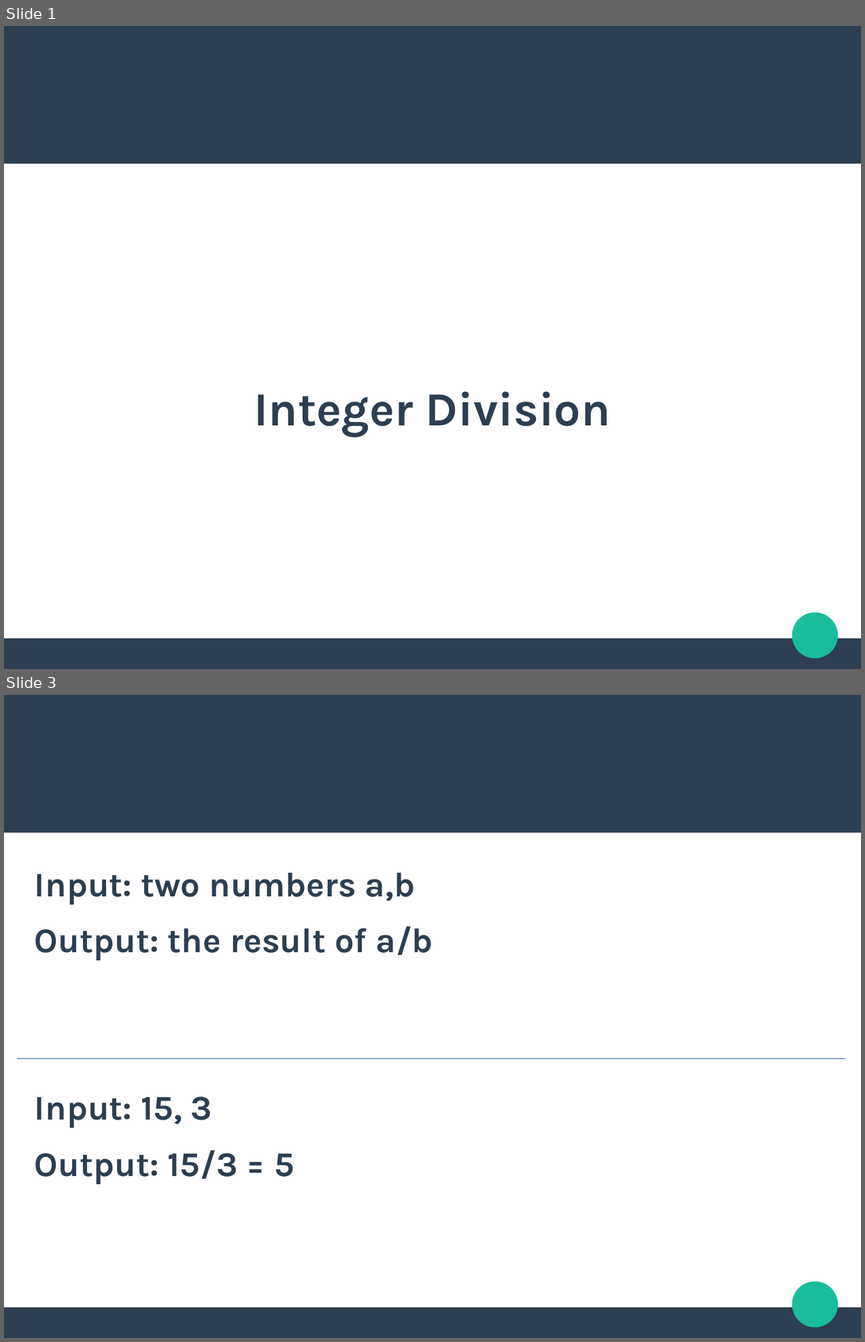
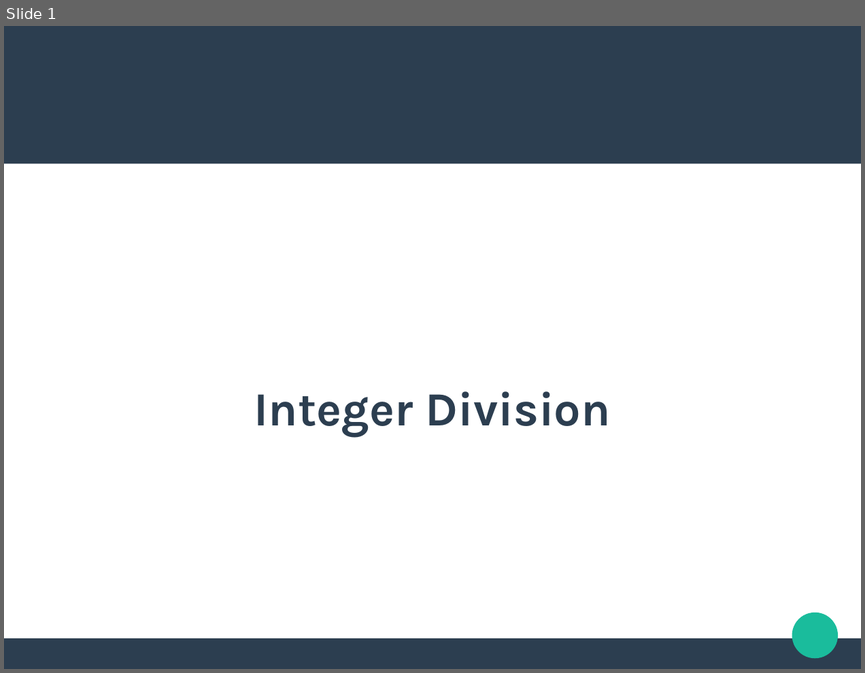
Before and after one commit to fusiled/dsdmProject, a slide deck: slides/slides3.odp. Shown one above the other, each under a label of ours: slides 1 and 3 before the commit, slide 1 after it; the slides between them are not shown. The pictures are 865x1342 and 865x673 pixels, drawn with LibreOffice and Linux fonts; fonts in the diff are those of the drawing. Boxes give left, top, right and bottom in pixels: in the first picture for what was removed or moved away, otherwise in the second. Text is boxed around its words. In the diff, an @@ line names an element or a change of style, - is before the commit and + after.

```diff
--- a/slides/slides3.odp
+++ b/slides/slides3.odp
@@ slide 3 removed at (4, 695, 861, 1338), background #FFFFFF; not listed: 3 template elements that a slide beside it also shows @@
@@ text removed at (35, 872, 433, 1184) @@
-Input: two numbers a,b
-Output: the result of a/b
-Input: 15, 3
-Output: 15/3 = 5
@@ elbow line removed from (17, 1059) to (845, 1059) @@
```
Also in this commit, not shown: 1 slide changed, 8 slides added, 4 other slides removed, 3 other files.
